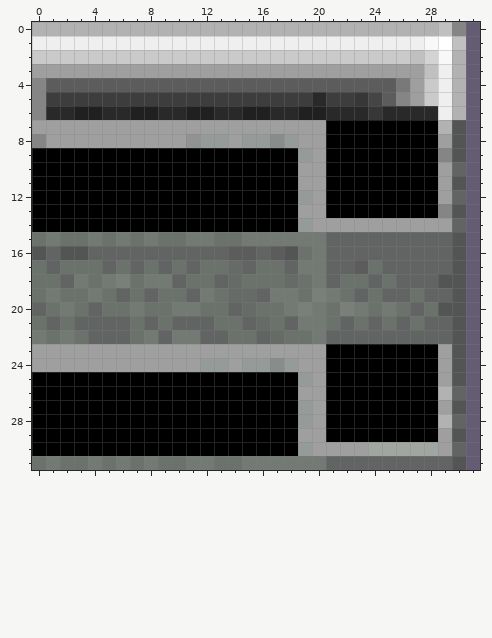
File history of a pixel-art sprite, images/tiles/stair_right_black.png. The first picture shows the starting point.
The file is 32x32 pixels. Colours within 5 levels of each other are drawn and written as one.
Now the later version:
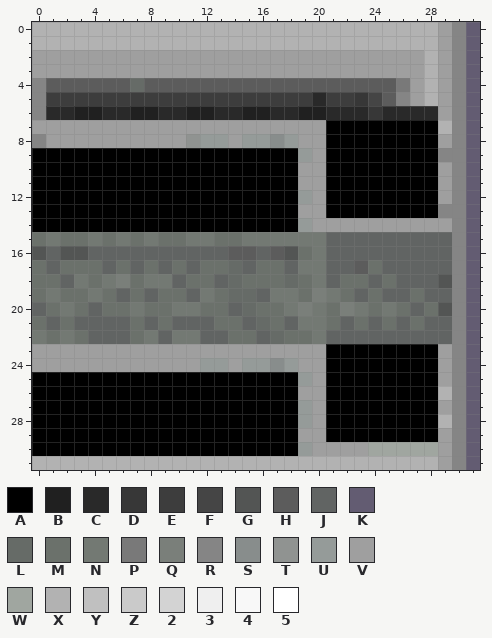
Palette (. is transparent): A #000000  B #202020  C #292929  D #373737  E #3d3d3d  F #454545  G #535554  H #5c5c5c  J #616463  K #635c72  L #666b67  M #6b716b  N #737973  P #797979  Q #7a7f7a  R #858585  S #888d8c  T #909391  U #959b99  V #9f9f9f  W #a0a6a0  X #b2b2b2  Y #c0c0c0  Z #cacaca  2 #d3d3d3  3 #efefef  4 #f8f8f8  5 #ffffff
Changes in this commit:
@@ x 0..31 @@
- 0 XXXXXXXXXXXXXXXXXXXXXXXXXXXXXYRK
- 1 333333333333333333333333333345YK
- 2 ZZZZZZZZZZZZZZZZZZZZZZZZZZZY24XK
- 3 VVVVVVVVVVVVVVVVVVVVVVVVVVVVY3XK
- 4 RHHHHHHHHHHHHHHHHHHHHHHHHHPVZ3XK
- 5 REEEEEEEEEEEEEEEEEEECEEDFHRVZ3XK
- 6 RCCBBCCBBCCBBCCBBCCBBCCCDCCCC3XK
- 7 VVVVVVVVVVVVVVVVVVVVVAAAAAAAAXGK
- 8 RVVVVVVVVVVTUUVUUSUVVAAAAAAAAVGK
- 9 AAAAAAAAAAAAAAAAAAAUVAAAAAAAARGK
-10 AAAAAAAAAAAAAAAAAAAVVAAAAAAAAVJK
-11 AAAAAAAAAAAAAAAAAAAVVAAAAAAAAVGK
-12 AAAAAAAAAAAAAAAAAAAUVAAAAAAAAVJK
-13 AAAAAAAAAAAAAAAAAAAVVAAAAAAAARGK
-14 AAAAAAAAAAAAAAAAAAAUVVVVVVVVVVJK
-15 MNMMNMNMNMMNNMMNNNNNNJJJJJJJJJGK
-16 GJGGJJJJJJJJJJHHJHGMNJJJJJJJJJGK
-17 MJMMMJMJMJMJMMLJMMJNNJJHMJJJJJGK
-18 MMJNMNQMNNJMMJLMMMLMNJMMJMJJJGGK
-19 MNMMNMJMJMMJNMLLJNNMQNMJMJJMJJGK
-20 JMNMJMMNMMNNMMJLMMNQNMQNMNMJMGGK
-21 MJMJJJJMJMJJJMMJLMJNNMJMJMJMJJGK
-22 NMNMJJJMNJNNJJMMJLMMNJJJJJJJJJGK
-23 VVVVVVVVVVVVVVVVVVVVVAAAAAAAAVGK
-24 VVVVVVVVVVVVUUVUUSUVVAAAAAAAAVGK
-25 AAAAAAAAAAAAAAAAAAAUVAAAAAAAAVGK
-26 AAAAAAAAAAAAAAAAAAAVVAAAAAAAAXJK
-27 AAAAAAAAAAAAAAAAAAAUVAAAAAAAAVGK
-28 AAAAAAAAAAAAAAAAAAAUVAAAAAAAAXJK
-29 AAAAAAAAAAAAAAAAAAAVVAAAAAAAAVGK
-30 AAAAAAAAAAAAAAAAAAAUVVVVWWWWWVJK
-31 MNMMNMNMNMMNNMMNNNNNNJJJJJJJJJGK
+ 0 XXXXXXXXXXXXXXXXXXXXXXXXXXXXXVRK
+ 1 XXXXXXXXXXXXXXXXXXXXXXXXXXXXXVRK
+ 2 VVVVVVVVVVVVVVVVVVVVVVVVVVVVXVRK
+ 3 VVVVVVVVVVVVVVVVVVVVVVVVVVVVXVRK
+ 4 RHHHHHHLHHHHHHHHHHHHHHHHHHPVXVRK
+ 5 REEEEEEEEEEEEEEEEEEECEEDFHRVXVRK
+ 6 RCCBBCCBBCCBBCCBBCCBBCCCDCCCCVRK
+ 7 VVVVVVVVVVVVVVVVVVVVVAAAAAAAAXRK
+ 8 RVVVVVVVVVVTUUVUUSUVVAAAAAAAAVRK
+ 9 AAAAAAAAAAAAAAAAAAAUVAAAAAAAARRK
+10 AAAAAAAAAAAAAAAAAAAVVAAAAAAAAVRK
+11 AAAAAAAAAAAAAAAAAAAVVAAAAAAAAVRK
+12 AAAAAAAAAAAAAAAAAAAUVAAAAAAAAVRK
+13 AAAAAAAAAAAAAAAAAAAVVAAAAAAAARRK
+14 AAAAAAAAAAAAAAAAAAAUVVVVVVVVVVRK
+15 MNMMNMNMNMMNNMMNNNNNNJJJJJJJJJRK
+16 GJGGJJJJJJJJJJHHJHGMNJJJJJJJJJRK
+17 MJMMMJMJMJMJMMLJMMJNNJJHMJJJJJRK
+18 MMJNMNQMNNJMMJLMMMLMNJMMJMJJJGRK
+19 MNMMNMJMJMMJNMLLJNNMQNMJMJJMJJRK
+20 JMNMJMMNMMNNMMJLMMNQNMQNMNMJMGRK
+21 MJMJJJJMJMJJJMMJLMJNNMJMJMJMJJRK
+22 NMNMJJJMNJNNJJMMJLMMNJJJJJJJJJRK
+23 VVVVVVVVVVVVVVVVVVVVVAAAAAAAAVRK
+24 VVVVVVVVVVVVUUVUUSUVVAAAAAAAAVRK
+25 AAAAAAAAAAAAAAAAAAAUVAAAAAAAAVRK
+26 AAAAAAAAAAAAAAAAAAAVVAAAAAAAAXRK
+27 AAAAAAAAAAAAAAAAAAAUVAAAAAAAAVRK
+28 AAAAAAAAAAAAAAAAAAAUVAAAAAAAAXRK
+29 AAAAAAAAAAAAAAAAAAAVVAAAAAAAAVRK
+30 AAAAAAAAAAAAAAAAAAAUVVVVWWWWWVRK
+31 XXXXXXXXXXXXXXXXXXXXXXXXXXXXXVRK
Pixel boxes of the changes (left, top, right, bottom) in both pictures:
changed: (32, 22, 466, 470)
